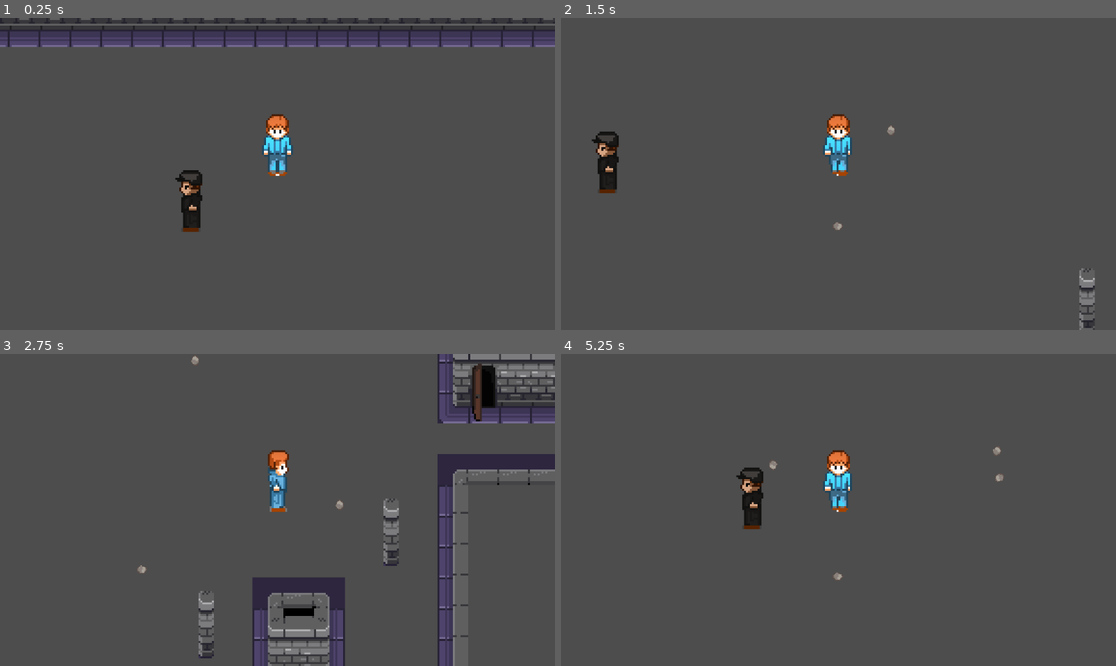
Above: before the commit, frames 1-4 (two rows, left to right).
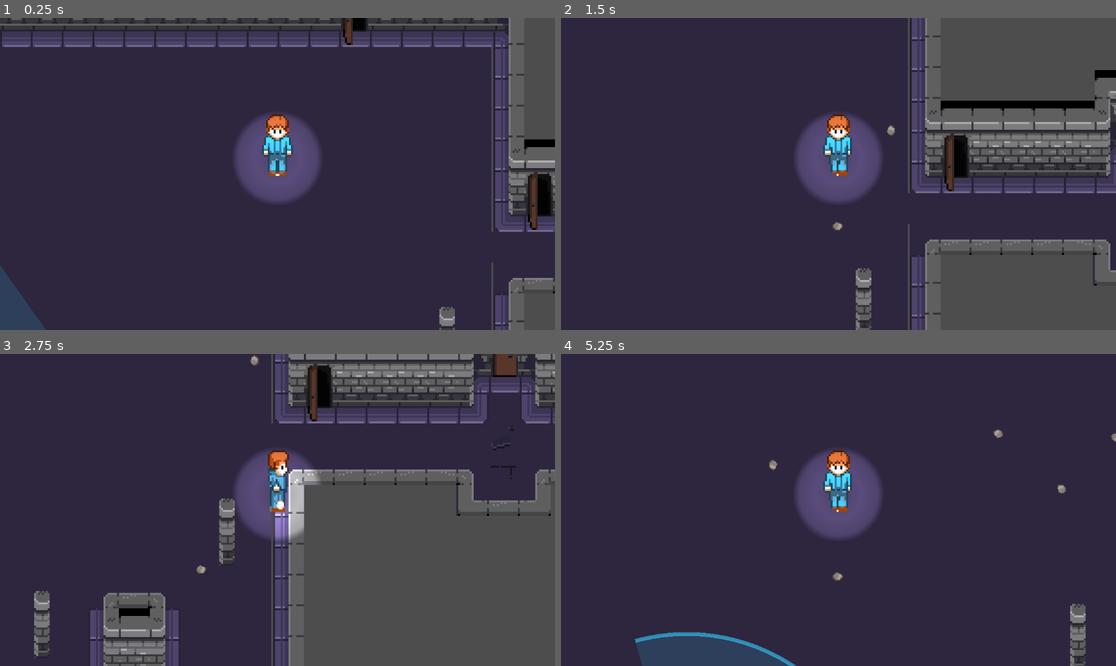
Above: after the commit, the same moments.

Repository: armab790/TDDD23_projekt
Game: Godot game, scene res://scenes/game.tscn
Same seed, same stepped clock (60 frames per second), same inputs: the game is played once before the commit and once after it.
Inputs:
- Up to frame 1 (0.25 s): no input
- Up to frame 2 (1.5 s): hold Right (ui_right) 0.53-1.28 s; hold E (throw) 0.53-1.28 s; hold Down (ui_down) from 1.28 s (still down); tap E (throw) at 1.35 s
- Up to frame 3 (2.75 s): release Down (ui_down) at 2.03 s; hold Right (ui_right) from 2.03 s (still down); hold E (throw) from 2.03 s (still down)
- Up to frame 4 (5.25 s): release Right (ui_right) at 2.78 s; release E (throw) at 2.78 s; hold Up (ui_up) 2.78-3.53 s; tap E (throw) at 2.85, 4.35 s; hold E (throw) 3.53-4.28 s; hold Left (ui_left) 3.53-5.03 s; hold Down (ui_down) from 5.03 s (still down); hold E (throw) from 5.03 s (still down)

The runs differ from the first frame. In frame 1, 85% of the frame differs, in the area x 0-100%, y 0-100%; in frame 2, 74%; in frame 3, 64%; in frame 4, 98%.

Commit message:
npc things

Diff:
--- a/tddd23_projekt/project.godot
+++ b/tddd23_projekt/project.godot
@@ -15,6 +15,10 @@
 config/features=PackedStringArray("4.4", "Forward Plus")
 config/icon="res://icon.svg"
 
+[autoload]
+
+Transition="*res://scenes/Transition.tscn"
+
 [input]
 
 throw={
--- /dev/null
+++ b/tddd23_projekt/scenes/NPC.gd
@@ -0,0 +1,49 @@
+extends CharacterBody2D
+
+@export var speed: float = 50.0
+
+# --- Detection settings ---
+@export var view_distance: float = 100.0     # how far the guard can see
+@export var fov_deg: float = 50.0            # cone width (e.g. 90°)
+
+@onready var player: Node2D = get_node_or_null("../Player")
+
+func _ready() -> void:
+	randomize()
+	velocity = Vector2.RIGHT.rotated(randf() * TAU) * speed
+
+func _physics_process(delta: float) -> void:
+	# --- Move & bounce ---
+	var collision := move_and_collide(velocity * delta)
+	if collision:
+		velocity = velocity.bounce(collision.get_normal())
+
+	# --- Spot player? ---
+	if player and _can_see_player(player):
+		Transition.caught_and_restart()
+
+func _can_see_player(p: Node2D) -> bool:
+	# 1) Distance gate
+	var to_p: Vector2 = p.global_position - global_position
+	if to_p.length() > view_distance:
+		return false
+
+	# 2) FOV cone gate (uses current movement direction as facing)
+	var facing: Vector2
+	if velocity.length() > 0.001:
+		facing = velocity.normalized()
+	else:
+		facing = Vector2.RIGHT  # or Vector2.RIGHT.rotated(rotation) if you rotate the NPC
+
+	var ang_deg: float = rad_to_deg(acos(clamp(facing.dot(to_p.normalized()), -1.0, 1.0)))
+	if ang_deg > fov_deg * 0.5:
+		return false
+
+	# 3) Line-of-sight ray (blocked by walls/obstacles)
+	var space := get_world_2d().direct_space_state
+	var query := PhysicsRayQueryParameters2D.create(global_position, p.global_position)
+	query.exclude = [self]
+	# Optionally: query.collision_mask = <mask that includes walls + player>
+
+	var hit := space.intersect_ray(query)
+	return not hit.is_empty() and hit.get("collider") == p
--- /dev/null
+++ b/tddd23_projekt/scenes/Transition.gd
@@ -0,0 +1,54 @@
+extends CanvasLayer
+
+@onready var shade: ColorRect = $Shade
+var busy: bool = false
+
+func _ready() -> void:
+	# Make sure it always covers the window
+	# Start fully transparent
+	var c := shade.modulate
+	c.a = 0.0
+	shade.modulate = c
+
+func fade_to_black(duration: float = 0.35) -> void:
+	var tw := create_tween().set_trans(Tween.TRANS_QUAD).set_ease(Tween.EASE_IN_OUT)
+	tw.tween_property(shade, "modulate:a", 1.0, duration)
+	await tw.finished
+
+func fade_from_black(duration: float = 0.35) -> void:
+	var tw := create_tween().set_trans(Tween.TRANS_QUAD).set_ease(Tween.EASE_IN_OUT)
+	tw.tween_property(shade, "modulate:a", 0.0, duration)
+	await tw.finished
+
+func slow_time(to_scale: float = 0.15, over: float = 0.25) -> void:
+	var tw := create_tween().set_trans(Tween.TRANS_SINE).set_ease(Tween.EASE_OUT)
+	tw.tween_property(Engine, "time_scale", to_scale, over)
+	await tw.finished
+
+func restore_time(over: float = 0.10) -> void:
+	var tw := create_tween().set_trans(Tween.TRANS_SINE).set_ease(Tween.EASE_IN)
+	tw.tween_property(Engine, "time_scale", 1.0, over)
+	await tw.finished
+
+func caught_and_restart() -> void:
+	if busy: return
+	busy = true
+
+	# 1) slow motion + fade to black (in parallel)
+	var tw := create_tween()
+	tw.parallel().tween_property(Engine, "time_scale", 0.15, 0.25)
+	tw.parallel().tween_property(shade, "modulate:a", 1.0, 0.35)
+	await tw.finished
+
+	# Small timer that ignores time scale so we don’t hang if time_scale is tiny
+	await get_tree().create_timer(0.05, false, true).timeout
+
+	# 2) restart scene
+	get_tree().reload_current_scene()
+
+	# 3) after reload, snap time back to 1 and fade in
+	Engine.time_scale = 1.0
+	await get_tree().process_frame  # let the new scene settle
+	await fade_from_black(0.35)
+
+	busy = false
--- /dev/null
+++ b/tddd23_projekt/scenes/Transition.tscn
@@ -0,0 +1,12 @@
+[gd_scene load_steps=2 format=3 uid="uid://cu8n54g151jby"]
+
+[ext_resource type="Script" uid="uid://w4ga7b08q310" path="res://scenes/Transition.gd" id="1_fyjtc"]
+
+[node name="Transition" type="CanvasLayer"]
+script = ExtResource("1_fyjtc")
+
+[node name="Shade" type="ColorRect" parent="."]
+z_index = 100
+offset_right = 40.0
+offset_bottom = 40.0
+color = Color(0, 0, 0, 1)
--- /dev/null
+++ b/tddd23_projekt/scenes/fov.gd
@@ -0,0 +1,55 @@
+extends Node2D
+
+@export var fov_deg: float = 50.0
+@export var view_distance: float = 100.0
+@export var segments: int = 48
+@export var collision_mask: int = 1
+@export var fill_color: Color = Color(0.2, 0.8, 1.0, 0.15)
+@export var line_color: Color = Color(0.2, 0.8, 1.0, 0.6)
+
+func _process(_dt: float) -> void:
+	var cb := get_parent() as CharacterBody2D
+	var facing: Vector2 = Vector2.RIGHT
+
+	if cb:
+		var vel: Vector2 = cb.velocity
+		if vel.length() > 0.001:
+			facing = vel.normalized()
+		else:
+			# fall back to node rotation if not moving
+			facing = Vector2.RIGHT.rotated(cb.rotation)
+
+	rotation = facing.angle()
+	queue_redraw()
+
+func _draw() -> void:
+	var space := get_world_2d().direct_space_state
+	var origin: Vector2 = global_position
+
+	var pts: PackedVector2Array = PackedVector2Array()
+	pts.append(Vector2.ZERO)
+
+	var half: float = deg_to_rad(fov_deg * 0.5)
+
+	for i in range(segments + 1):
+		var t: float = float(i) / float(segments)
+		var rel: float = -half + t * (2.0 * half)
+		var ang: float = rotation + rel
+		var dir: Vector2 = Vector2(cos(ang), sin(ang))
+		var end: Vector2 = origin + dir * view_distance
+
+		var q := PhysicsRayQueryParameters2D.create(origin, end)
+		q.exclude = [get_parent()]
+		q.collision_mask = collision_mask
+		var hit := space.intersect_ray(q)
+
+		var hit_pos: Vector2 = end
+		if not hit.is_empty():
+			hit_pos = hit["position"] as Vector2
+
+		pts.append(to_local(hit_pos))
+	draw_colored_polygon(pts, fill_color)
+
+	var outline: PackedVector2Array = pts.duplicate()
+	outline.remove_at(0)
+	draw_polyline(outline, line_color, 2.0)
--- a/tddd23_projekt/scenes/game.tscn
+++ b/tddd23_projekt/scenes/game.tscn
@@ -1,8 +1,10 @@
-[gd_scene load_steps=9 format=4 uid="uid://d28ufl72uovtn"]
+[gd_scene load_steps=11 format=4 uid="uid://d28ufl72uovtn"]
 
 [ext_resource type="PackedScene" uid="uid://cv5i22bg8yb6a" path="res://scenes/player.tscn" id="1_uwrxv"]
+[ext_resource type="Script" uid="uid://b5fxbald8q8q7" path="res://scenes/NPC.gd" id="2_lbhrr"]
 [ext_resource type="Texture2D" uid="uid://j6cnjoqkxenv" path="res://assets/sprites/PNGs/AgentLeftSideStill.png" id="2_yqjtg"]
 [ext_resource type="Texture2D" uid="uid://dkgnt807ynoxx" path="res://assets/sprites/PNGs/wall_TileMap.png" id="3_lnu2h"]
+[ext_resource type="Script" uid="uid://bq55px0l02ixh" path="res://scenes/fov.gd" id="4_iywne"]
 
 [sub_resource type="CapsuleShape2D" id="CapsuleShape2D_yqjtg"]
 radius = 5.0
@@ -182,29 +184,35 @@
 y_sort_enabled = true
 
 [node name="Player" parent="." instance=ExtResource("1_uwrxv")]
-position = Vector2(45, -17)
+position = Vector2(161, -17)
 
 [node name="Camera2D" type="Camera2D" parent="Player"]
 position = Vector2(0, 3)
 zoom = Vector2(4, 4)
 
-[node name="Wall" type="StaticBody2D" parent="."]
+[node name="NPC" type="CharacterBody2D" parent="."]
 z_index = 1
-
-[node name="Sprite2D" type="Sprite2D" parent="Wall"]
+script = ExtResource("2_lbhrr")
+speed = null
+view_distance = null
+fov_deg = null
+
+[node name="Sprite2D" type="Sprite2D" parent="NPC"]
 z_index = 1
 texture = ExtResource("2_yqjtg")
 
-[node name="CollisionShape2D" type="CollisionShape2D" parent="Wall"]
+[node name="CollisionShape2D" type="CollisionShape2D" parent="NPC"]
 position = Vector2(0, 7)
 shape = SubResource("CapsuleShape2D_yqjtg")
+
+[node name="FOV" type="Node2D" parent="NPC"]
+script = ExtResource("4_iywne")
 
 [node name="CanvasModulate" type="CanvasModulate" parent="."]
 visible = false
 color = Color(0.182423, 0.177929, 0.187587, 1)
 
 [node name="Floor" type="TileMapLayer" parent="."]
-visible = false
 tile_map_data = PackedByteArray("AADq//v/AAADAAUAAADq//z/AAADAAUAAADq//3/AAADAAUAAADq//7/AAADAAUAAADq////AAADAAUAAADq/w …(12112 unchanged characters)…
 tile_set = SubResource("TileSet_iywne")
 
Not shown, added: tddd23_projekt/scenes/NPC.gd.uid
Not shown, added: tddd23_projekt/scenes/Transition.gd.uid
Not shown, added: tddd23_projekt/scenes/fov.gd.uid
Not shown, added: tddd23_projekt/scenes/.DS_Store
